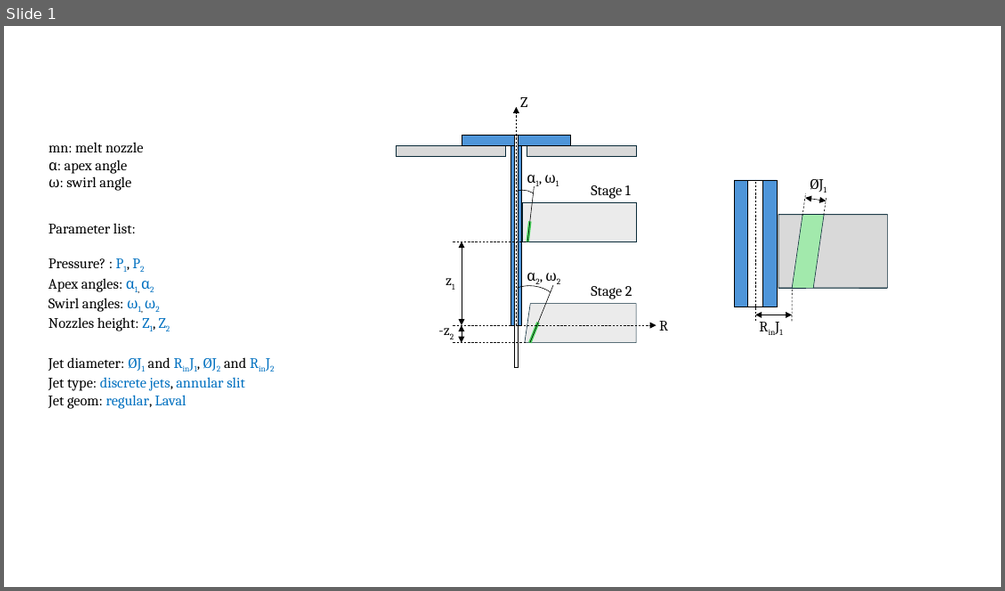
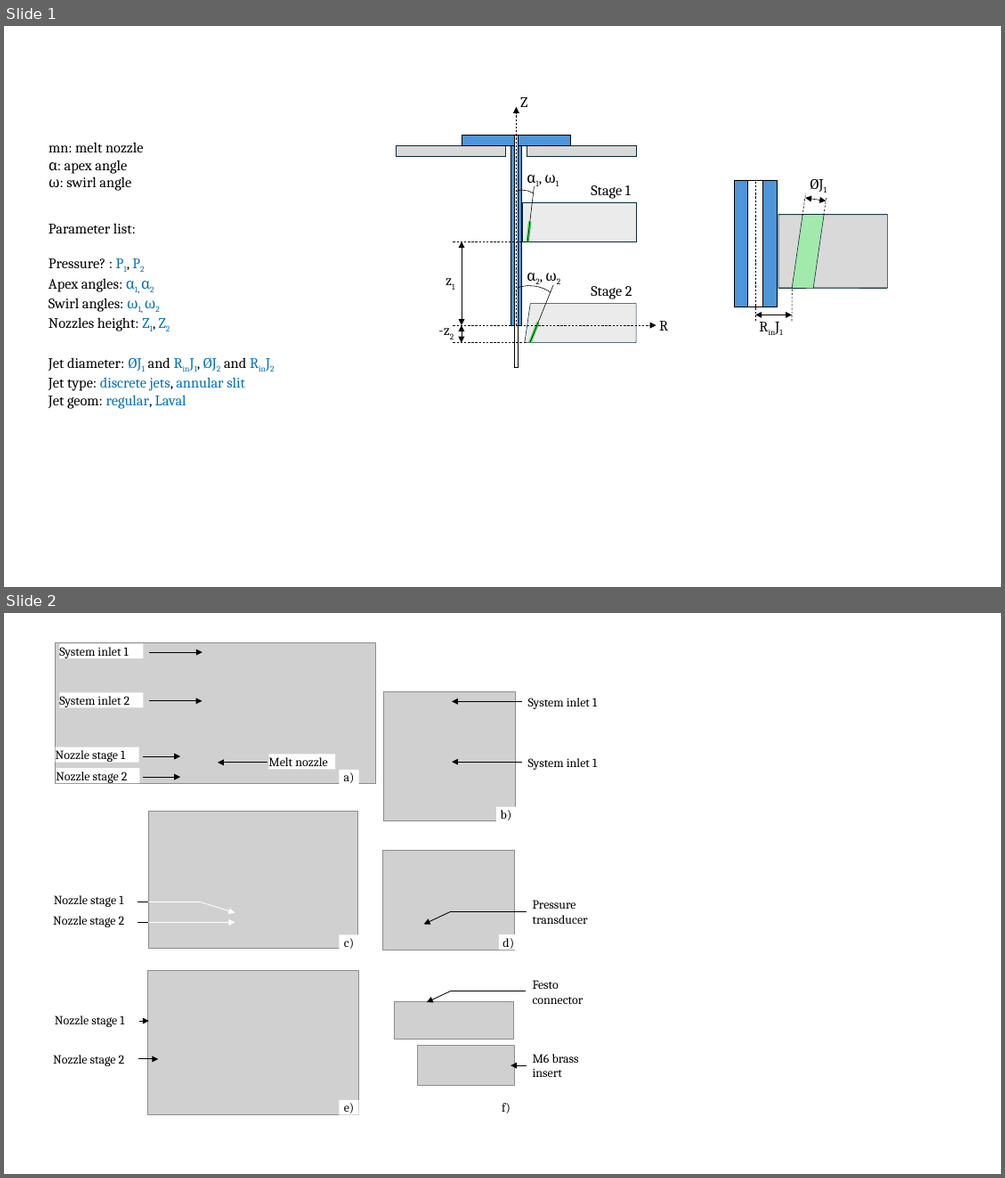
Before and after one commit to HugoREYMOND/PhD, a slide deck: PhD_notebook/experiments/water_atomization_station/img/IMG.pptx. Shown one above the other, each under a label of ours: slide 1 before the commit, slides 1 and 2 after it. The pictures are 1005x591 and 1005x1178 pixels, drawn with LibreOffice and Linux fonts; fonts in the diff are those of the drawing; grey boxes stand for pictures. Boxes give left, top, right and bottom in pixels: in the first picture for what was removed or moved away, otherwise in the second. Text is boxed around its words. In the diff, an @@ line names an element or a change of style, - is before the commit and + after.

```diff
--- a/PhD_notebook/experiments/water_atomization_station/img/IMG.pptx
+++ b/PhD_notebook/experiments/water_atomization_station/img/IMG.pptx
@@ slide 2 added at bbox=[4, 613, 1001, 1174], background #FFFFFF @@
@@ group added at bbox=[53, 643, 597, 1115]: 14 arrows, 12 rectangles, 8 texts, 7 pictures, 5 lines @@
+System inlet 1
+System inlet 1
+Pressure transducer
+Festo connector
+Nozzle stage 1
+Nozzle stage 2
+Nozzle stage 1
+Nozzle stage 2
+Nozzle stage 1
+Nozzle stage 2
+System inlet 1
+System inlet 2
+a)
+b)
+c)
+d)
+Melt nozzle
+e)
+f)
+M6 brass insert
```
Also in this commit, not shown: 5 other slides added, 21 other files.
